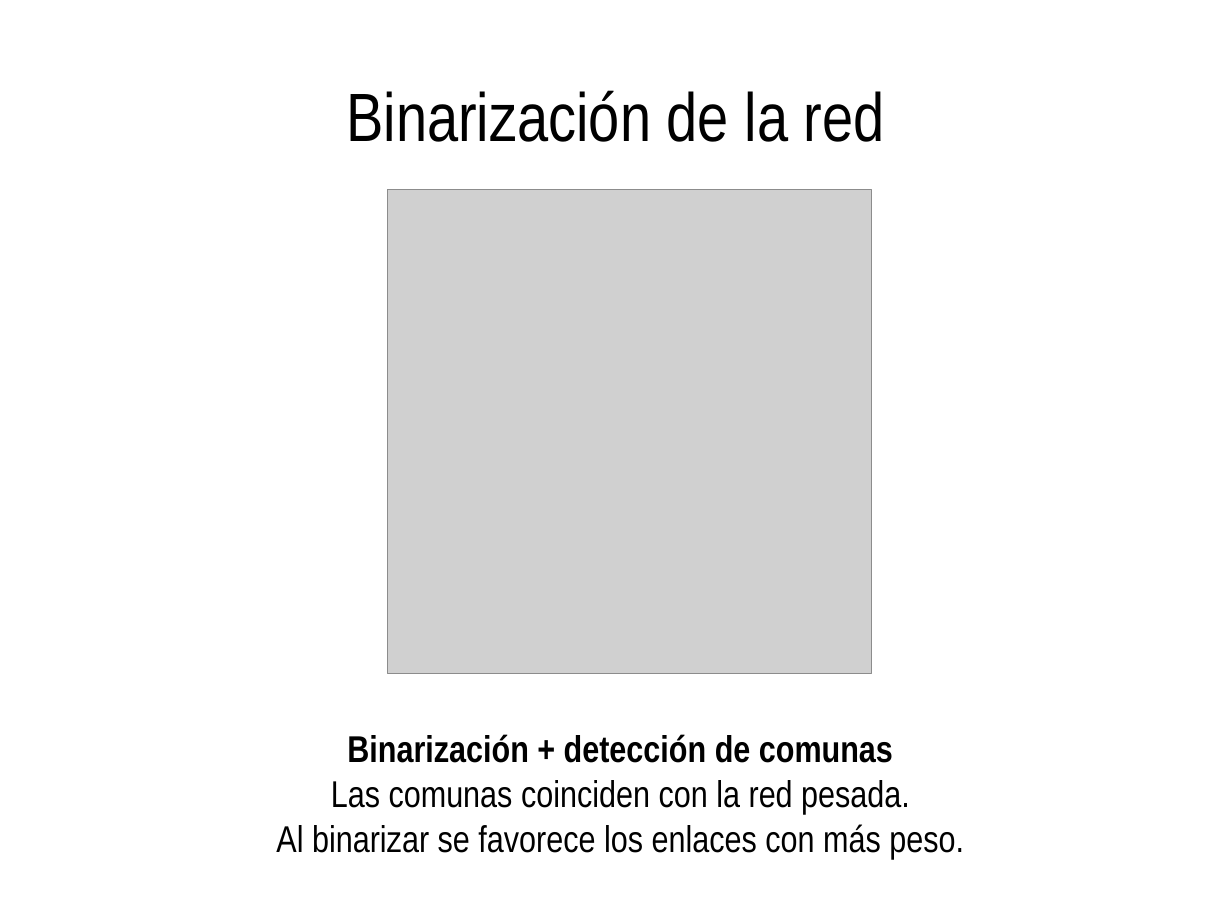
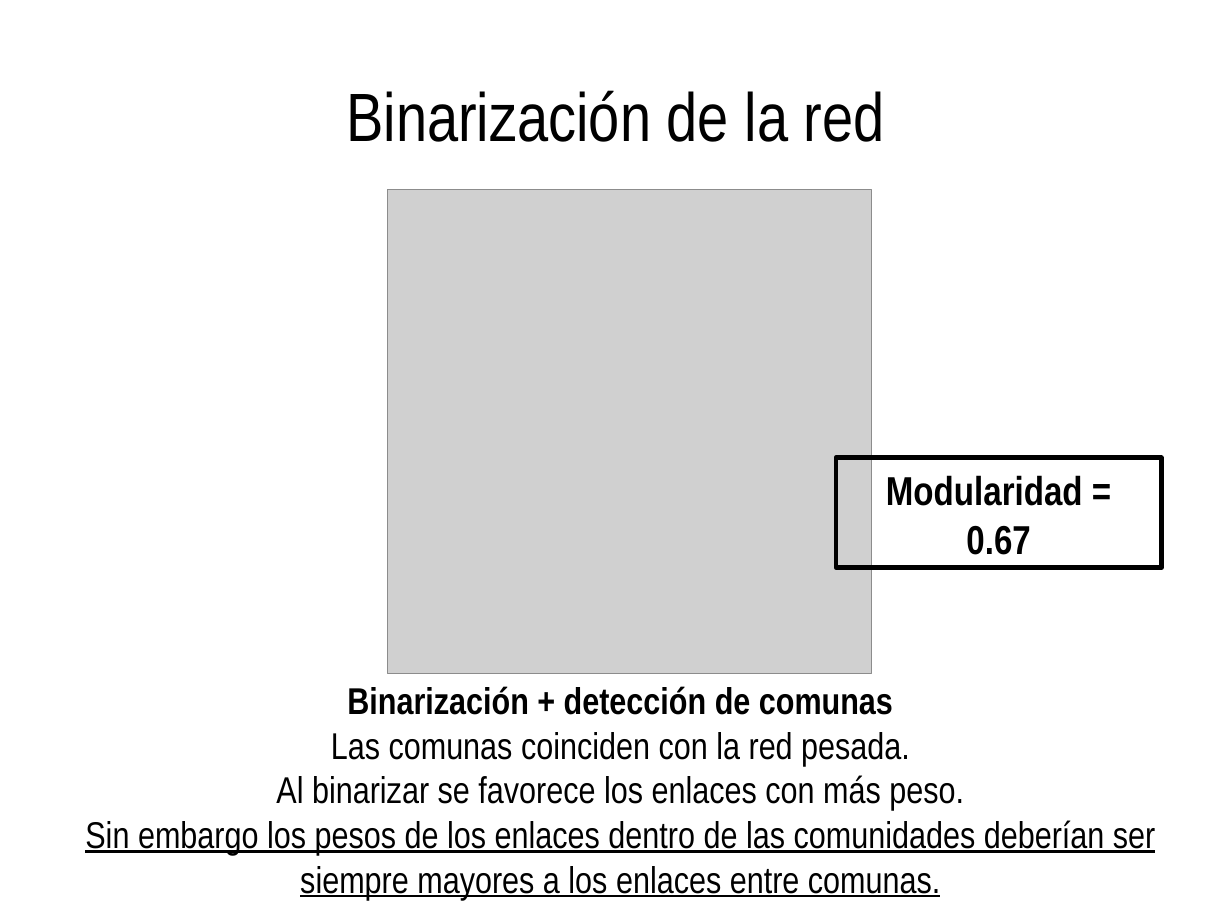
Before and after one commit to spinto88/Analisis_notas, a slide deck: slide 28 of Presentacion_analisis.odp (slide 27 before the commit). Drawn at 1232x924 pixels with LibreOffice and Linux fonts; fonts in the diff are those of the drawing; grey boxes stand for pictures. Boxes give left, top, right and bottom in pixels: in the first picture for what was removed or moved away, otherwise in the second. Text is boxed around its words. In the diff, an @@ line names an element or a change of style, - is before the commit and + after.

Commit message:
NMF para redes pesadas ok

```diff
--- a/Presentacion_analisis.odp
+++ b/Presentacion_analisis.odp
@@ rectangle added at (836,457,1162,567), outline #000000 2.83 pt, 26 pt, text #000000, bold @@
+Modularidad = 0.67
@@ text "Binarización + detección de comunas": place and size @@
-text "Binarización + detección de comunas" at (276,734,964,859)
+text "Binarización + detección de comunas" at (85,686,1155,900)
@@ text at (85,820,1155,900): paragraph added @@
+Sin embargo los pesos de los enlaces dentro de las comunidades deberían ser siempre mayores a los enlaces entre comunas.
```
Also in this commit, not shown: 9 other slides changed, 6 slides added, 9 other files.
